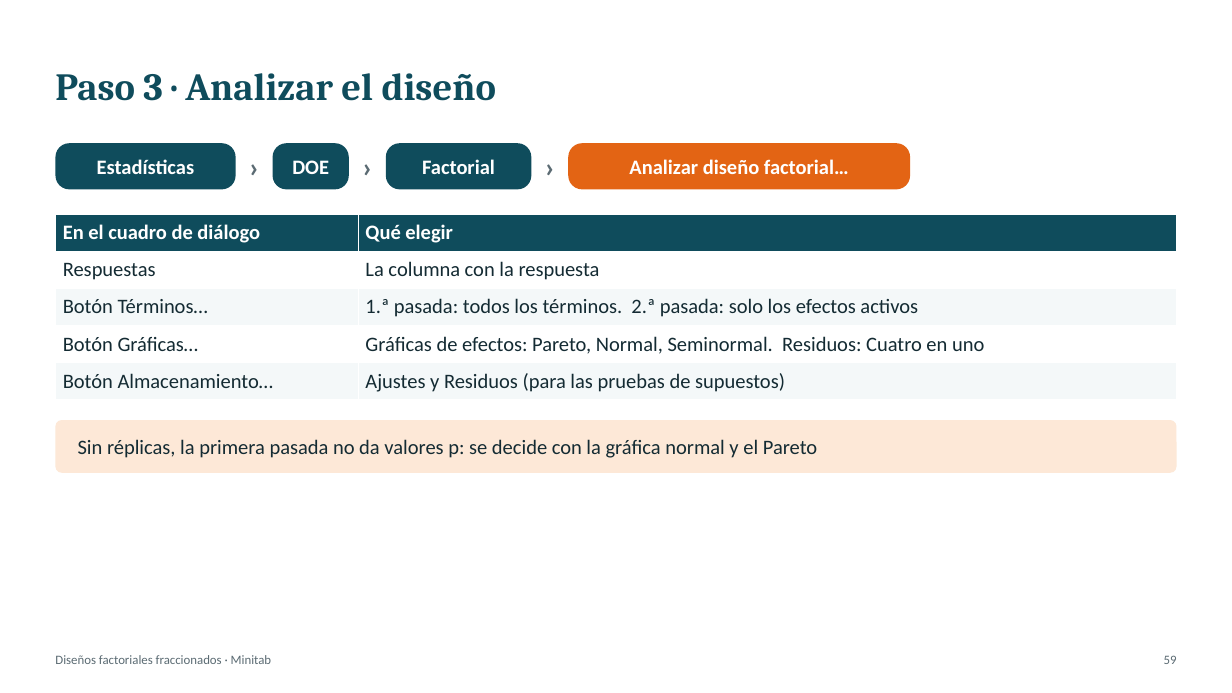
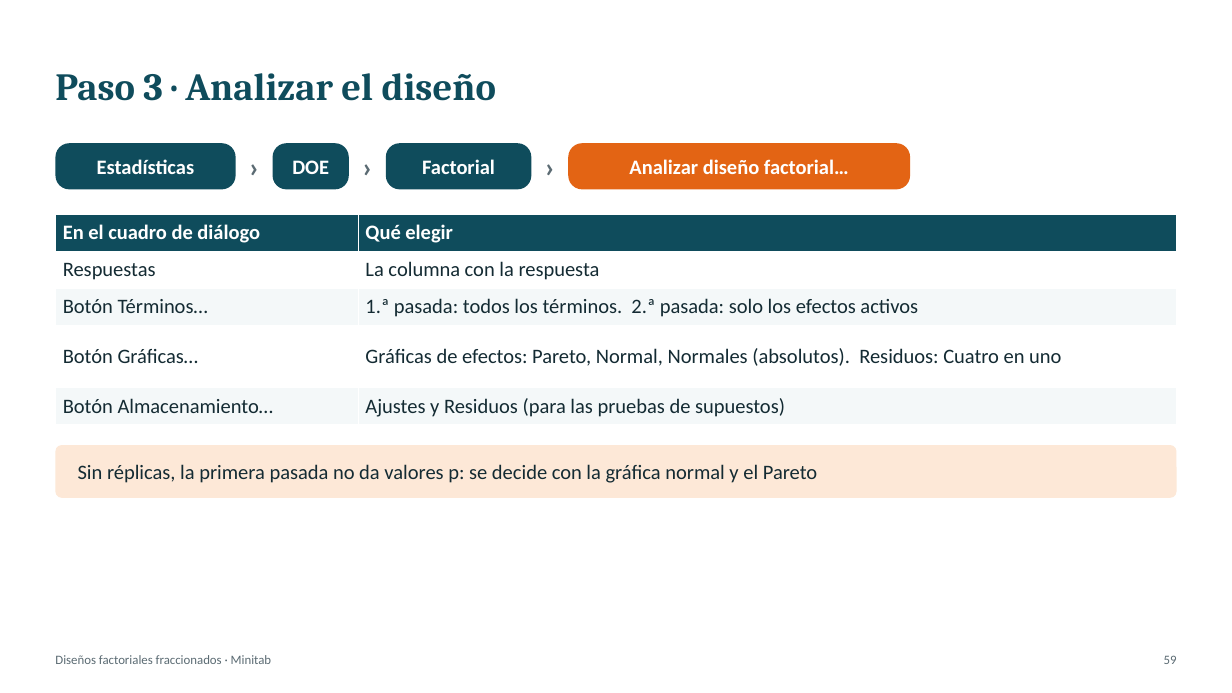
Before and after one commit to Juanes2001/diseno-de-experimentos, a slide deck: slide 59 of exposicion-tema-06/Tema6_Factoriales_Fraccionados.pptx. Drawn at 1232x693 pixels with LibreOffice and Linux fonts; fonts in the diff are those of the drawing. Boxes give left, top, right and bottom in pixels: in the first picture for what was removed or moved away, otherwise in the second. Text is boxed around its words. In the diff, an @@ line names an element or a change of style, - is before the commit and + after.

```diff
--- a/exposicion-tema-06/Tema6_Factoriales_Fraccionados.pptx
+++ b/exposicion-tema-06/Tema6_Factoriales_Fraccionados.pptx
@@ table at (x1=55, y1=214, x2=1177, y2=425) @@
-row 4, column 2: Gráficas de efectos: Pareto, Normal, Seminormal. Residuos: Cuatro en uno
+row 4, column 2: Gráficas de efectos: Pareto, Normal, Normales (absolutos). Residuos: Cuatro en uno
@@ rounded rectangle "Sin réplicas, la primera pasada ..." moved from (x1=55, y1=421, x2=1177, y2=473) to (x1=55, y1=445, x2=1177, y2=498) @@
```
Also in this commit, not shown: 25 other slides changed, 3 other files.
